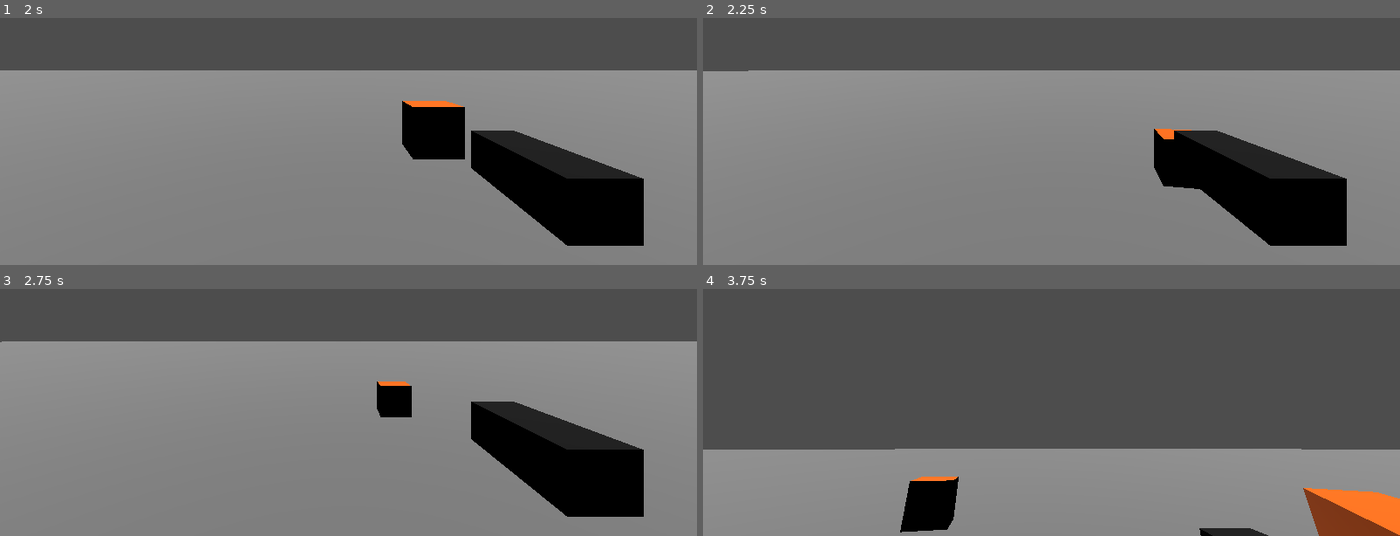
Above: before the commit, frames 1-4 (two rows, left to right).
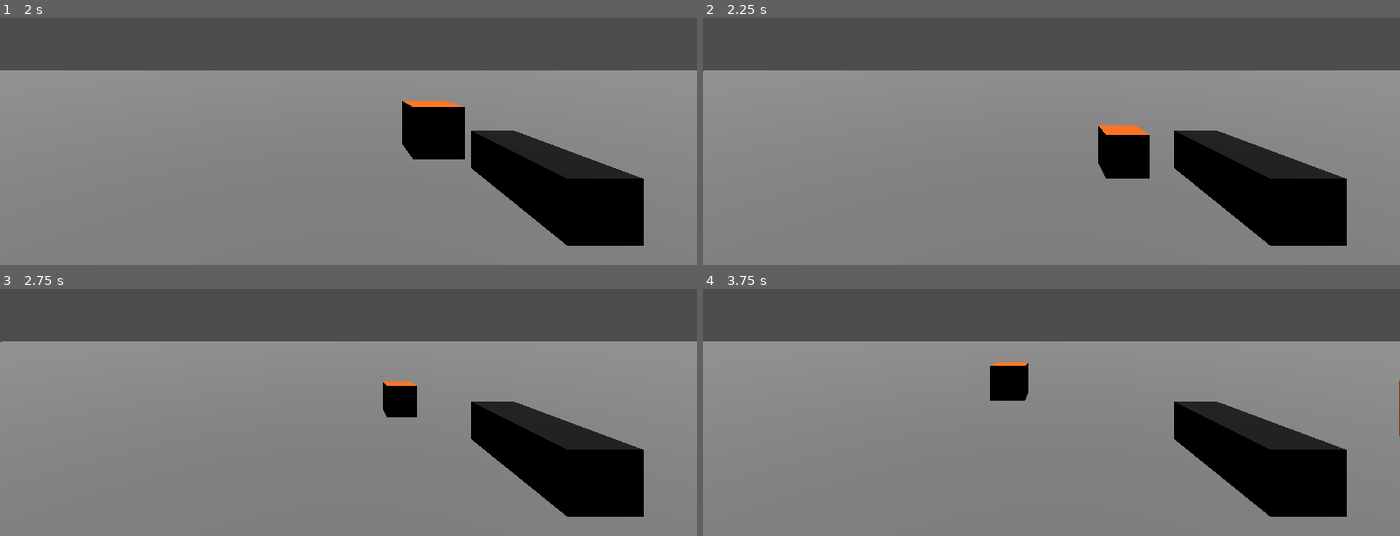
Above: after the commit, the same moments.

Repository: banane42/godot_spawn_sync
Game: Godot game, scene res://scenes/startup.tscn
The game is run twice, just before and just after one commit, with the same random seed, the same clock (stepped at 60 frames per second) and the same inputs.
Inputs (mouse positions are in pixels of both pictures, inside the frame that each line leads up to):
- Up to frame 1 (2 s): tap Enter at 0.5 s; move the mouse to (501, 50) at 0.52 s; hold D (move_right) 0.53-1.25 s; tap Down (look_down) at 0.6 s; tap Space (jump) at 0.77 s; tap Left (look_left) at 0.8 s; click "Host" at 1.25 s
- Up to frame 2 (2.25 s): tap Space (jump) at 2 s; move the mouse to (912, 89) at 2.02 s; hold S (move_backward) from 2.03 s (still down); tap Left (look_left) at 2.1 s
- Up to frame 3 (2.75 s): keep holding S (move_backward); tap Space (jump) at 2.27 s; tap Right (look_right) at 2.3 s
- Up to frame 4 (3.75 s): move the mouse to (outside the picture) at 2.77 s; release S (move_backward) at 2.78 s; hold D (move_right) 2.78-3.53 s; tap Right (look_right) at 2.85 s; tap Up (look_up) at 3.05, 3.6 s; move the mouse to (1016, 417) at 3.52 s; hold W (move_forward) from 3.53 s (still down)

Frame 1 is identical in both runs. In frame 2, 2.3% of the frame differs, in the area x 0-72%, y 21-70%; in frame 3, 0.2%; in frame 4, 52%, in the area x 0-100%, y 21-100%.

Commit message:
syncing gun model rotation. starting mouse input

Diff:
--- a/objects/player.tscn
+++ b/objects/player.tscn
@@ -36,8 +36,9 @@
 properties/2/spawn = true
 properties/2/replication_mode = 1
 
-[node name="Player" type="CharacterBody3D"]
+[node name="Player" type="CharacterBody3D" node_paths=PackedStringArray("gun_mount")]
 script = ExtResource("1_mbwy0")
+gun_mount = NodePath("Model/GunMount")
 
 [node name="HitBox" type="CollisionShape3D" parent="."]
 transform = Transform3D(1, 0, 0, 0, 1, 0, 0, 0, 1, 0, 1, 0)
@@ -50,9 +51,12 @@
 mesh = SubResource("CapsuleMesh_m84c7")
 skeleton = NodePath("../..")
 
-[node name="Gun" type="MeshInstance3D" parent="Model"]
+[node name="GunMount" type="Node3D" parent="Model"]
+
+[node name="Gun" type="MeshInstance3D" parent="Model/GunMount"]
 transform = Transform3D(1, 0, 0, 0, 1, 0, 0, 0, 1, 0.44, 0.49, -1.077)
 mesh = SubResource("BoxMesh_1qcyp")
+skeleton = NodePath("../..")
 
 [node name="ServerSynchron" type="MultiplayerSynchronizer" parent="."]
 replication_config = SubResource("SceneReplicationConfig_n0m5b")
--- a/scripts/player.gd
+++ b/scripts/player.gd
@@ -2,7 +2,7 @@
 
 const SPEED = 5.0
 const JUMP_VELOCITY = 4.5
-const LOOK_SENSITIVITY = 0.05
+const LOOK_SENSITIVITY = 0.005
 
 # Get the gravity from the project settings to be synced with RigidBody nodes.
 var gravity = ProjectSettings.get_setting("physics/3d/default_gravity")
@@ -13,6 +13,7 @@
 		$InputSynchron.set_multiplayer_authority(id)
 
 @onready var input = $InputSynchron
+@export var gun_mount: Node3D
 
 # Only runs if this is the server
 func _ready():
@@ -41,5 +42,7 @@
 		velocity.z = move_toward(velocity.z, 0, SPEED)
 
 	rotate_y(-input.input_rotation.x * LOOK_SENSITIVITY)
+	gun_mount.rotate_x(-input.input_rotation.y * LOOK_SENSITIVITY)
+	gun_mount.rotation.x = clamp(gun_mount.rotation.x, -PI * 0.5, PI * 0.5)
 
 	move_and_slide()
--- a/scripts/player_input.gd
+++ b/scripts/player_input.gd
@@ -14,9 +14,13 @@
 		set_process(false)
 		set_process_input(false)
 
+func _input(event: InputEvent):
+	if event is InputEventMouseMotion:
+		print("Relative: " + str(event.relative))
+
 func _process(_delta: float):
 	input_direction = Input.get_vector("move_left", "move_right", "move_forward", "move_backward")
-	input_rotation = Input.get_vector("look_left", "look_right", "look_up", "look_down")
+	#input_rotation = Input.get_vector("look_left", "look_right", "look_up", "look_down")
 
 	camera.rotate_x(-input_rotation.y * player.LOOK_SENSITIVITY)
 	camera.rotation.x = clamp(camera.rotation.x, -PI * 0.5, PI * 0.5)
@@ -24,6 +28,11 @@
 	if Input.is_action_just_pressed("jump"):
 		jump.rpc()
 
+func _rotate_camera(mouse_vec: Vector2):
+	camera.rotate_x(-mouse_vec.y * player.LOOK_SENSITIVITY)
+	camera.rotation.x = clamp(camera.rotation.x, -PI * 0.5, PI * 0.5)
+
+
 @rpc("call_local")
 func jump():
 	is_jumping = true
